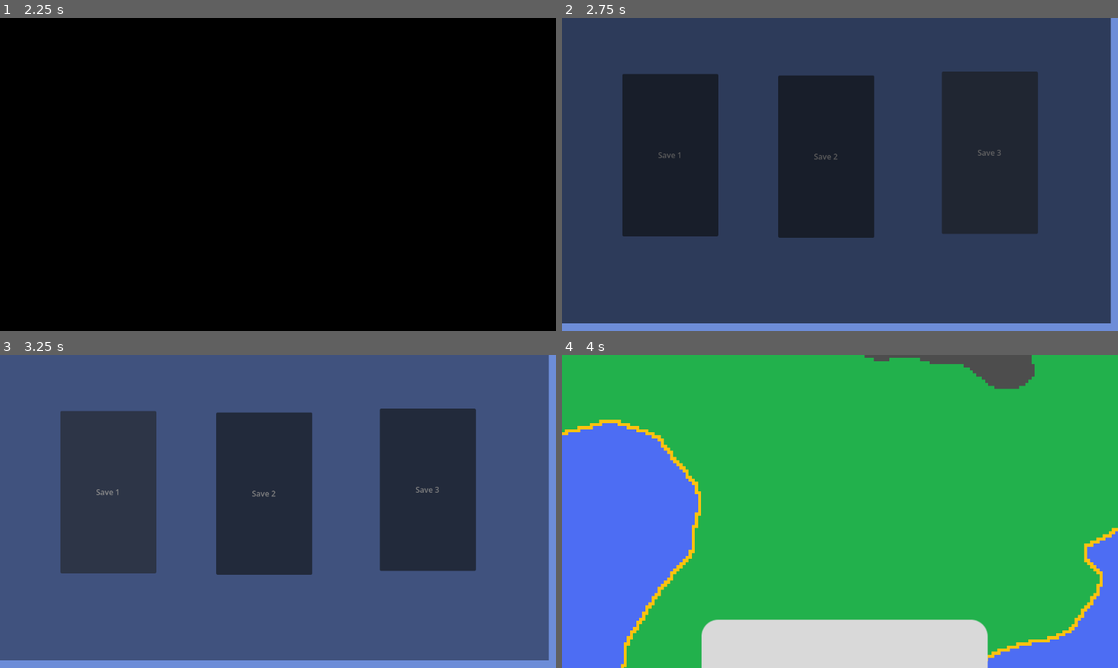
Above: before the commit, frames 1-4 (two rows, left to right).
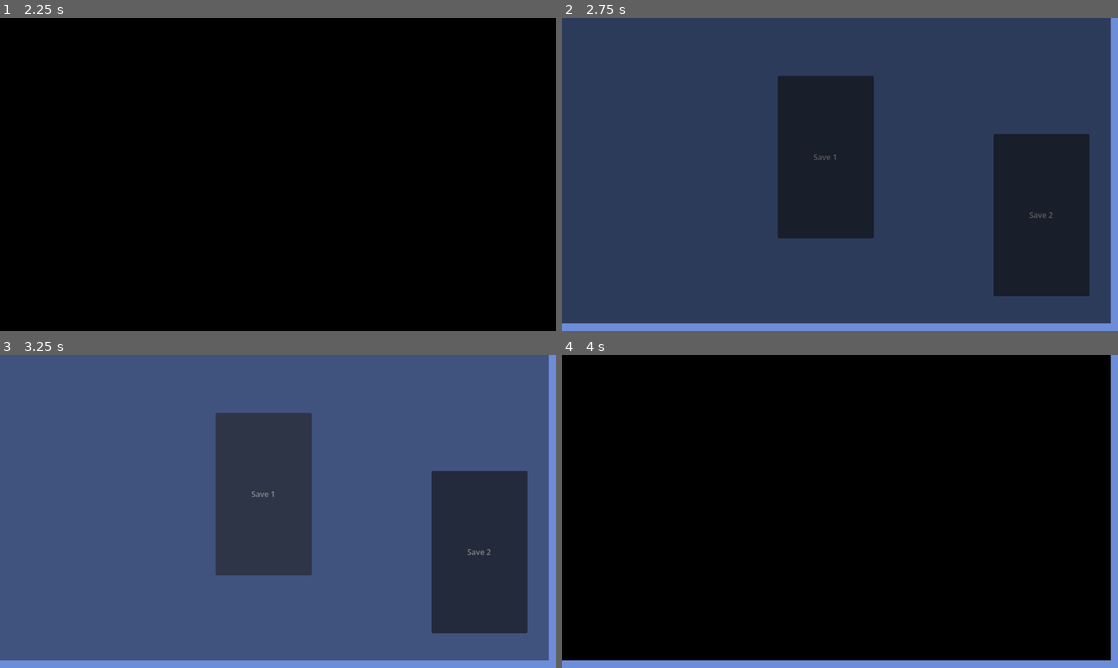
Above: after the commit, the same moments.

Repository: Nils1024/restock
Game: Godot game, scene res://assets/scenes/menus/main_menu.tscn
Two runs of this game, one before a commit and one after it. Both use one fixed random seed, a clock stepped at 60 frames per second and the inputs below.
Inputs (mouse positions are in pixels of both pictures, inside the frame that each line leads up to):
- Up to frame 1 (2.25 s): click "Play" at 0.5 s; click "Play" at 1.25 s; tap Enter at 2 s; move the mouse to (400, 158) at 2.02 s; hold Right from 2.03 s (still down); tap Mouse wheel down (zoom_in) at 2.1 s; click (400, 158) at 2.17 s
- Up to frame 2 (2.75 s): keep holding Right
- Up to frame 3 (3.25 s): release Right at 2.75 s; click "Save 1" at 2.75 s
- Up to frame 4 (4 s): click "Save 2" at 3.5 s

Frame 1 is identical in both runs. In frame 2, 22% of the frame differs, in the area x 10-95%, y 17-89%; in frame 3, 22%; in frame 4, 100%, in the area x 0-100%, y 0-100%.

Commit message:
Added a resolution setting and created a save card scene for designing in the future so im not limited to a normal button

Diff:
--- a/assets/scenes/menus/save_selection_Menu.tscn
+++ b/assets/scenes/menus/save_selection_Menu.tscn
@@ -2,6 +2,7 @@
 
 [ext_resource type="PackedScene" uid="uid://bp5xe7rsa044r" path="res://assets/scenes/util/fade_transition.tscn" id="1_qjqap"]
 [ext_resource type="Script" uid="uid://2vojsmoug1u1" path="res://assets/scripts/save_selection_menu.gd" id="1_wc18j"]
+[ext_resource type="PackedScene" uid="uid://c51keuke5k5xc" path="res://assets/scenes/util/ui/save_card.tscn" id="2_mjmsl"]
 
 [node name="SaveSelectionMenu" type="Node2D" unique_id=260701952]
 script = ExtResource("1_wc18j")
@@ -19,29 +20,29 @@
 offset_right = 40.0
 offset_bottom = 40.0
 
-[node name="Save1" type="Button" parent="Control" unique_id=1368766062]
-layout_mode = 0
-offset_left = 125.0
-offset_top = 116.0
-offset_right = 324.0
-offset_bottom = 452.0
-text = "Save 1"
+[node name="SaveCard" parent="Control" unique_id=798609909 instance=ExtResource("2_mjmsl")]
+layout_mode = 1
+offset_left = 447.0
+offset_top = 120.0
+offset_right = 608.0
+offset_bottom = 415.0
+metadata/Text = "Save 1"
 
-[node name="Save2" type="Button" parent="Control" unique_id=2073508244]
-layout_mode = 0
-offset_left = 448.0
-offset_top = 119.0
-offset_right = 647.0
-offset_bottom = 455.0
-text = "Save 2"
+[node name="SaveCard2" parent="Control" unique_id=1297635563 instance=ExtResource("2_mjmsl")]
+layout_mode = 1
+offset_left = 894.0
+offset_top = 240.0
+offset_right = 1055.0
+offset_bottom = 535.0
+metadata/Text = "Save 2"
 
-[node name="Save3" type="Button" parent="Control" unique_id=26727402]
-layout_mode = 0
-offset_left = 787.0
-offset_top = 111.0
-offset_right = 986.0
-offset_bottom = 447.0
-text = "Save 3"
+[node name="SaveCard3" parent="Control" unique_id=876640434 instance=ExtResource("2_mjmsl")]
+layout_mode = 1
+offset_left = 1341.0
+offset_top = 360.0
+offset_right = 1502.0
+offset_bottom = 655.0
+metadata/Text = "Save 3"
 
 [node name="FadeTransition" parent="." unique_id=1419722656 instance=ExtResource("1_qjqap")]
 visible = false
@@ -52,5 +53,7 @@
 
 [node name="Timer" type="Timer" parent="FadeTransition" unique_id=216372829]
 
-[connection signal="pressed" from="Control/Save1" to="." method="_on_save_1_pressed"]
+[connection signal="card_pressed" from="Control/SaveCard" to="." method="_on_save_card_card_pressed"]
+[connection signal="card_pressed" from="Control/SaveCard2" to="." method="_on_save_card_2_card_pressed"]
+[connection signal="card_pressed" from="Control/SaveCard3" to="." method="_on_save_card_3_card_pressed"]
 [connection signal="timeout" from="FadeTransition/Timer" to="." method="_on_timer_timeout"]
--- a/assets/scenes/menus/settings_menu.tscn
+++ b/assets/scenes/menus/settings_menu.tscn
@@ -27,18 +27,58 @@
 offset_right = 40.0
 offset_bottom = 40.0
 
-[node name="HBoxContainer" type="HBoxContainer" parent="Control" unique_id=268646350]
+[node name="Back" type="Button" parent="Control" unique_id=1791521653]
 layout_mode = 0
-offset_left = 255.0
-offset_top = 147.0
-offset_right = 595.0
-offset_bottom = 229.0
+offset_left = 17.0
+offset_top = 12.0
+offset_right = 142.0
+offset_bottom = 64.0
+text = "Back"
 
-[node name="Volume" type="Label" parent="Control/HBoxContainer" unique_id=1974522194]
+[node name="GridContainer" type="GridContainer" parent="Control" unique_id=627956475]
+layout_direction = 1
+layout_mode = 0
+offset_left = 253.0
+offset_top = 119.0
+offset_right = 471.0
+offset_bottom = 353.0
+columns = 2
+
+[node name="Resolution" type="Label" parent="Control/GridContainer" unique_id=568218335]
+layout_mode = 2
+text = "Resolution"
+
+[node name="ResolutionOptionButton" type="OptionButton" parent="Control/GridContainer" unique_id=1161272827]
+layout_direction = 1
+layout_mode = 2
+selected = 0
+item_count = 2
+popup/item_0/text = "1920x1080"
+popup/item_0/id = 0
+popup/item_1/text = "960x540"
+popup/item_1/id = 1
+
+[node name="Language" type="Label" parent="Control/GridContainer" unique_id=710004086]
+layout_mode = 2
+text = "Language"
+
+[node name="LanguageOptionButton" type="OptionButton" parent="Control/GridContainer" unique_id=171493769]
+layout_mode = 2
+selected = 0
+item_count = 2
+popup/item_0/text = "English"
+popup/item_0/id = 0
+popup/item_1/text = "Deutsch"
+popup/item_1/id = 1
+
+[node name="Volume" type="Label" parent="Control/GridContainer" unique_id=1974522194]
 layout_mode = 2
 text = "Volume"
 
-[node name="VolumeSlider" type="HSlider" parent="Control/HBoxContainer" unique_id=1079014633]
+[node name="VolumeHBox" type="HBoxContainer" parent="Control/GridContainer" unique_id=268646350]
+layout_mode = 2
+
+[node name="VolumeSlider" type="HSlider" parent="Control/GridContainer/VolumeHBox" unique_id=1079014633]
 layout_mode = 2
 size_flags_horizontal = 3
 size_flags_vertical = 4
@@ -50,7 +90,7 @@
 tick_count = 10
 ticks_on_borders = true
 
-[node name="VolumePercentage" type="Label" parent="Control/HBoxContainer" unique_id=428572182]
+[node name="VolumePercentage" type="Label" parent="Control/GridContainer/VolumeHBox" unique_id=428572182]
 custom_minimum_size = Vector2(45, 0)
 layout_mode = 2
 size_flags_horizontal = 8
@@ -58,41 +98,13 @@
 visible_characters = 4
 visible_ratio = 1.3333334
 
-[node name="Back" type="Button" parent="Control" unique_id=1791521653]
-layout_mode = 0
-offset_left = 17.0
-offset_top = 12.0
-offset_right = 142.0
-offset_bottom = 64.0
-text = "Back"
-
-[node name="HBoxContainer2" type="HBoxContainer" parent="Control" unique_id=1012926000]
-layout_mode = 0
-offset_left = 250.0
-offset_top = 218.0
-offset_right = 431.0
-offset_bottom = 249.0
-theme_override_constants/separation = 10
-
-[node name="Language" type="Label" parent="Control/HBoxContainer2" unique_id=710004086]
-layout_mode = 2
-text = "Language"
-
-[node name="LanguageOptionButton" type="OptionButton" parent="Control/HBoxContainer2" unique_id=171493769]
-layout_mode = 2
-selected = 0
-item_count = 2
-popup/item_0/text = "English"
-popup/item_0/id = 0
-popup/item_1/text = "Deutsch"
-popup/item_1/id = 1
-
 [node name="FadeTransition" parent="." unique_id=1419722656 instance=ExtResource("1_0yaug")]
 visible = false
 
 [node name="Timer" type="Timer" parent="FadeTransition" unique_id=530316023]
 
-[connection signal="value_changed" from="Control/HBoxContainer/VolumeSlider" to="." method="_on_volume_slider_value_changed"]
 [connection signal="pressed" from="Control/Back" to="." method="_on_button_pressed"]
-[connection signal="item_selected" from="Control/HBoxContainer2/LanguageOptionButton" to="." method="_on_language_option_button_item_selected"]
+[connection signal="item_selected" from="Control/GridContainer/ResolutionOptionButton" to="." method="_on_resolution_option_button_item_selected"]
+[connection signal="item_selected" from="Control/GridContainer/LanguageOptionButton" to="." method="_on_language_option_button_item_selected"]
+[connection signal="value_changed" from="Control/GridContainer/VolumeHBox/VolumeSlider" to="." method="_on_volume_slider_value_changed"]
 [connection signal="timeout" from="FadeTransition/Timer" to="." method="_on_timer_timeout"]
--- /dev/null
+++ b/assets/scenes/util/ui/save_card.tscn
@@ -0,0 +1,20 @@
+[gd_scene format=3 uid="uid://c51keuke5k5xc"]
+
+[ext_resource type="Script" uid="uid://clmtrpt27i4f3" path="res://assets/scripts/save_card.gd" id="1_k0u2x"]
+
+[node name="SaveCard" type="Control" unique_id=798609909]
+layout_mode = 3
+anchors_preset = 15
+anchor_right = 1.0
+anchor_bottom = 1.0
+grow_horizontal = 2
+grow_vertical = 2
+script = ExtResource("1_k0u2x")
+metadata/Text = ""
+
+[node name="SaveButton" type="Button" parent="." unique_id=1990547970]
+layout_mode = 0
+offset_right = 199.0
+offset_bottom = 336.0
+
+[connection signal="pressed" from="SaveButton" to="." method="_on_save_button_pressed"]
--- /dev/null
+++ b/assets/scripts/save_card.gd
@@ -0,0 +1,11 @@
+extends Control
+
+signal card_pressed
+
+# Called when the node enters the scene tree for the first time.
+func _ready() -> void:
+	$SaveButton.text = get_meta("Text", "Save")
+
+
+func _on_save_button_pressed() -> void:
+	emit_signal("card_pressed")
--- a/assets/scripts/save_selection_menu.gd
+++ b/assets/scripts/save_selection_menu.gd
@@ -13,13 +13,28 @@
 	$FadeTransition.show()
 	$FadeTransition/AnimationPlayer.play("Fade_out")
 
-func _on_save_1_pressed() -> void:
-	current_button_type = ButtonType.SAVE_1
-	$FadeTransition.show()
-	$FadeTransition/Timer.start()
-	$FadeTransition/AnimationPlayer.play("Fade_in")
 
 func _on_timer_timeout() -> void:
 	match current_button_type:
 		ButtonType.SAVE_1:
 			get_tree().change_scene_to_file("res://assets/scenes/game.tscn")
+
+
+func _on_save_card_card_pressed() -> void:
+	current_button_type = ButtonType.SAVE_1
+	start_fade_in_transition()
+
+
+func _on_save_card_2_card_pressed() -> void:
+	current_button_type = ButtonType.SAVE_2
+	start_fade_in_transition()
+
+
+func _on_save_card_3_card_pressed() -> void:
+	current_button_type = ButtonType.SAVE_3
+	start_fade_in_transition()
+
+func start_fade_in_transition():
+	$FadeTransition.show()
+	$FadeTransition/Timer.start()
+	$FadeTransition/AnimationPlayer.play("Fade_in")
--- a/assets/scripts/settings_menu.gd
+++ b/assets/scripts/settings_menu.gd
@@ -29,7 +29,7 @@
 			get_tree().change_scene_to_file("res://assets/scenes/menus/main_menu.tscn")
 
 func _on_volume_slider_value_changed(value: float) -> void:
-	$Control/HBoxContainer/VolumePercentage.text = str(roundf(value)).replace(".0", "%")
+	$Control/GridContainer/VolumeHBox/VolumePercentage.text = str(roundf(value)).replace(".0", "%")
 
 func _on_language_option_button_item_selected(index: int) -> void:
 	match index:
@@ -40,3 +40,7 @@
 
 func _on_language_changed():
 	_set_text_to_language()
+
+func _on_resolution_option_button_item_selected(index: int) -> void:
+		# TODO: Set Window size
+		pass
Not shown, added: assets/scripts/save_card.gd.uid
